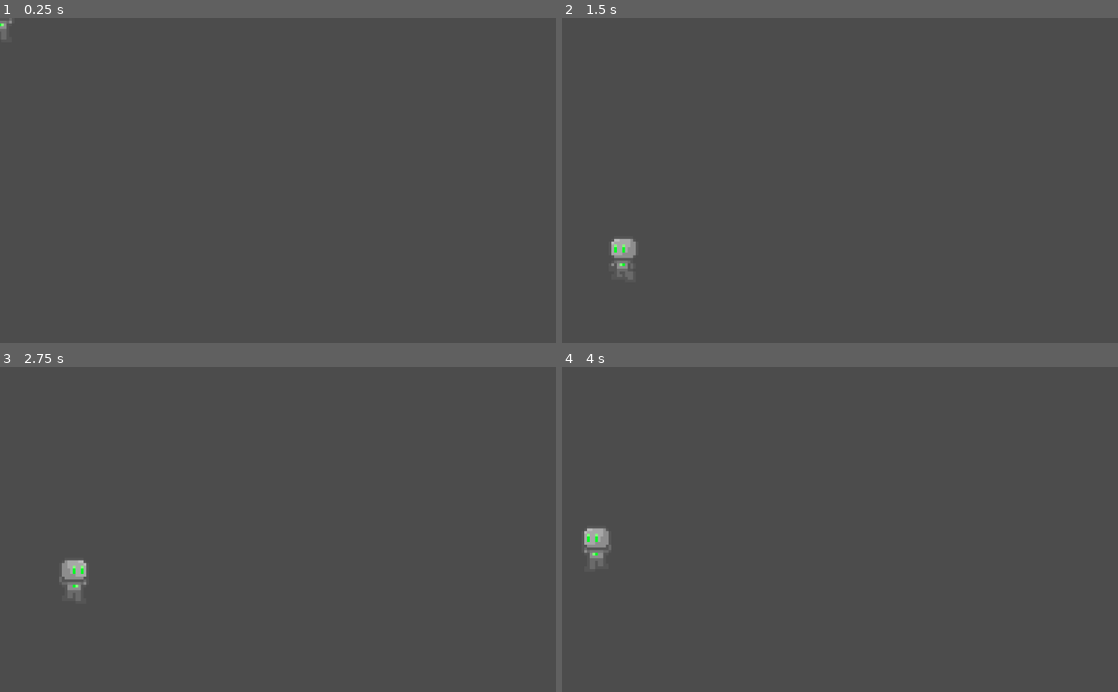
Above: before the commit, frames 1-4 (two rows, left to right).
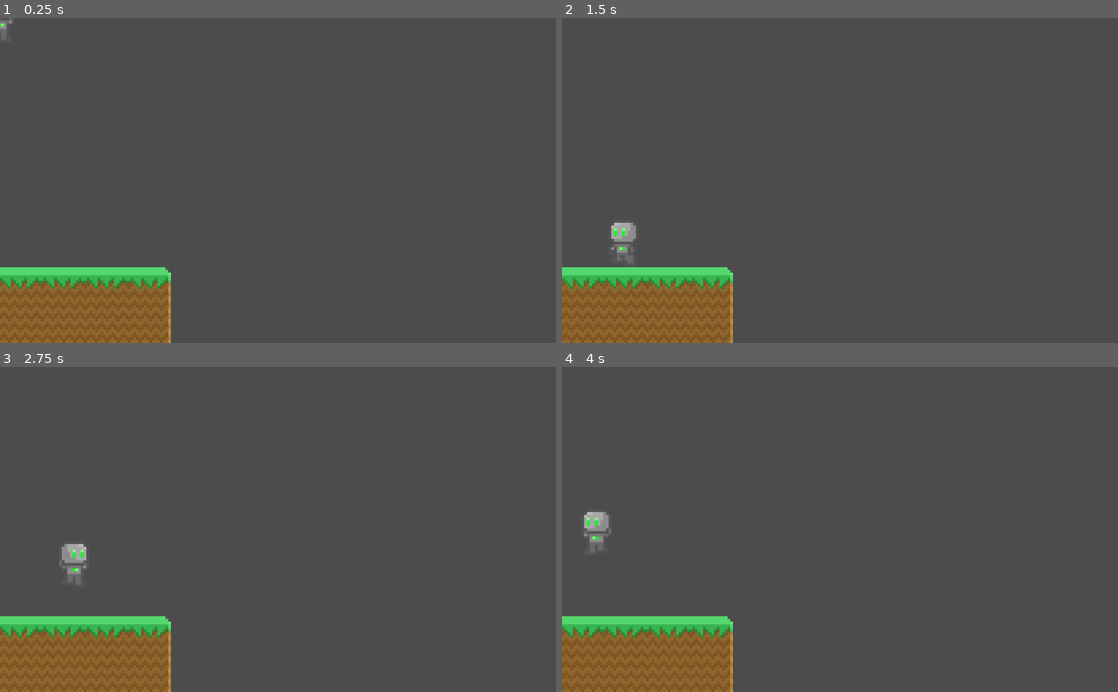
Above: after the commit, the same moments.

Repository: IndieSelfTaught/PlatformerCollab
Game: Godot game, scene res://Levels/1/1.tscn
The game is run twice, just before and just after one commit, with the same random seed, the same clock (stepped at 60 frames per second) and the same inputs.
Inputs:
- Up to frame 1 (0.25 s): no input
- Up to frame 2 (1.5 s): hold D 0.53-1.28 s; tap Space at 0.77 s; hold A from 1.28 s (still down)
- Up to frame 3 (2.75 s): tap Space at 1.52 s; release A at 2.03 s; hold D from 2.03 s (still down)
- Up to frame 4 (4 s): release D at 2.78 s; hold W 2.78-3.53 s; tap Space at 3.02, 3.77 s; hold A from 3.53 s (still down)

The runs differ from the first frame. In frame 1, 7.2% of the frame differs, in the area x 0-31%, y 76-100%; in frame 2, 7.6%; in frame 3, 7.7%, in the area x 0-31%, y 54-100%; in frame 4, 7.7%.

Commit message:
PrototypeArt

Diff:
--- a/Platformer/Levels/1/1.tscn
+++ b/Platformer/Levels/1/1.tscn
@@ -1,18 +1,63 @@
-[gd_scene load_steps=3 format=2]
+[gd_scene load_steps=7 format=2]
 
 [ext_resource path="res://Player/Player.tscn" type="PackedScene" id=1]
+[ext_resource path="res://Levels/Art/BaseGround.png" type="Texture" id=2]
+[ext_resource path="res://Levels/Art/GroundCornerRight.png" type="Texture" id=3]
+[ext_resource path="res://Levels/Art/InnerGroundBottom.png" type="Texture" id=4]
+[ext_resource path="res://Levels/Art/InnerGroundSideRightBottom.png" type="Texture" id=5]
 
 [sub_resource type="RectangleShape2D" id=1]
 
 [node name="Root" type="Node"]
 
-[node name="Ground" type="StaticBody2D" parent="."]
-position = Vector2( 500, 499.94 )
+[node name="Player" parent="." instance=ExtResource( 1 )]
 
-[node name="CollisionShape2D" type="CollisionShape2D" parent="Ground"]
-scale = Vector2( 50, 1 )
+[node name="Tiles" type="Node" parent="."]
+
+[node name="Ground" type="StaticBody2D" parent="Tiles"]
+position = Vector2( 10, 500 )
+
+[node name="Sprite" type="Sprite" parent="Tiles/Ground"]
+position = Vector2( 25, 0 )
+scale = Vector2( 5, 5 )
+texture = ExtResource( 2 )
+
+[node name="Sprite2" type="Sprite" parent="Tiles/Ground"]
+position = Vector2( 105, 0 )
+scale = Vector2( 5, 5 )
+texture = ExtResource( 2 )
+
+[node name="Sprite3" type="Sprite" parent="Tiles/Ground"]
+position = Vector2( 185, 0 )
+scale = Vector2( 5, 5 )
+texture = ExtResource( 2 )
+
+[node name="Sprite4" type="Sprite" parent="Tiles/Ground"]
+position = Vector2( 265, 0 )
+scale = Vector2( 5, 5 )
+texture = ExtResource( 3 )
+
+[node name="Sprite5" type="Sprite" parent="Tiles/Ground"]
+position = Vector2( 25, 80 )
+scale = Vector2( 5, 5 )
+texture = ExtResource( 4 )
+
+[node name="Sprite6" type="Sprite" parent="Tiles/Ground"]
+position = Vector2( 105, 80 )
+scale = Vector2( 5, 5 )
+texture = ExtResource( 4 )
+
+[node name="Sprite7" type="Sprite" parent="Tiles/Ground"]
+position = Vector2( 185, 80 )
+scale = Vector2( 5, 5 )
+texture = ExtResource( 4 )
+
+[node name="Sprite8" type="Sprite" parent="Tiles/Ground"]
+position = Vector2( 265, 80 )
+scale = Vector2( 5, 5 )
+texture = ExtResource( 5 )
+
+[node name="CollisionShape2D" type="CollisionShape2D" parent="Tiles/Ground"]
+position = Vector2( 145, 40 )
+scale = Vector2( 16, 8 )
 shape = SubResource( 1 )
-
-[node name="Sprite" type="Sprite" parent="Ground"]
-
-[node name="Player" parent="." instance=ExtResource( 1 )]
Binary file added: Platformer/Levels/Art/BaseGround.png
Not shown, added: Platformer/Levels/Art/BaseGround.png.import
Binary file added: Platformer/Levels/Art/BaseGroundBottom.png
Not shown, added: Platformer/Levels/Art/BaseGroundBottom.png.import
Binary file added: Platformer/Levels/Art/GroundCornerBoth.png
Not shown, added: Platformer/Levels/Art/GroundCornerBoth.png.import
Binary file added: Platformer/Levels/Art/GroundCornerBothBottom.png
Not shown, added: Platformer/Levels/Art/GroundCornerBothBottom.png.import
Binary file added: Platformer/Levels/Art/GroundCornerLeft.png
Not shown, added: Platformer/Levels/Art/GroundCornerLeft.png.import
Binary file added: Platformer/Levels/Art/GroundCornerLeftBottom.png
Not shown, added: Platformer/Levels/Art/GroundCornerLeftBottom.png.import
(and 20 more such lines)
